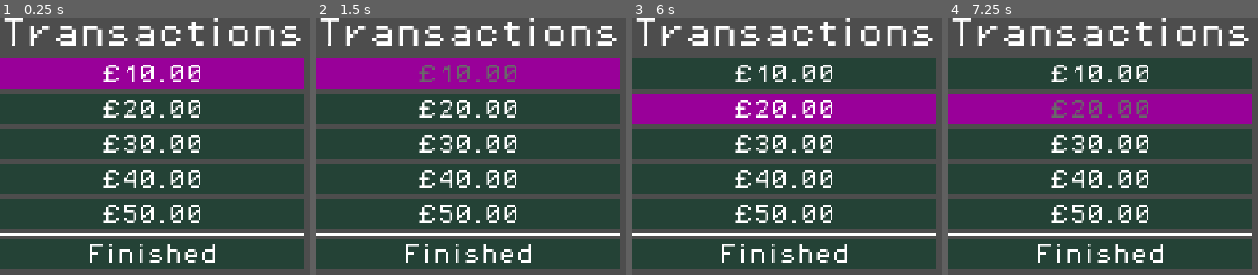
Above: before the commit, frames 1-4 (left to right).
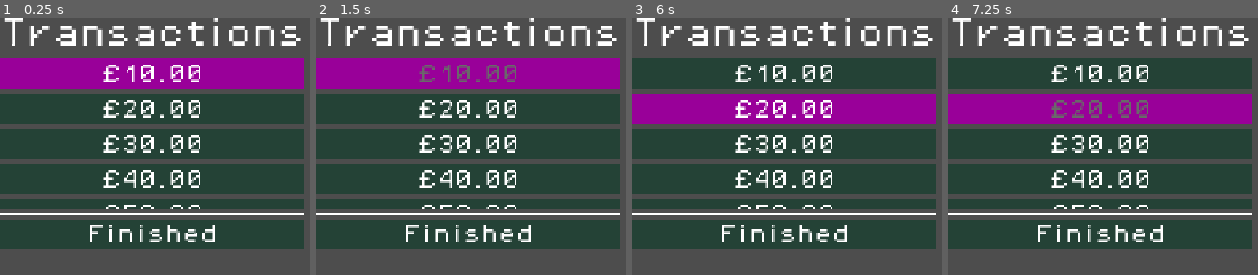
Above: after the commit, the same moments.

Repository: phrasmotica/budget-visualiser
Game: Godot game, scene res://scenes/ui/transaction_lister/transaction_lister.tscn
Same seed, same stepped clock (60 frames per second), same inputs: the game is played once before the commit and once after it. This scene is started directly instead of the project's main scene.
Inputs (mouse positions are in pixels of both pictures, inside the frame that each line leads up to):
- Up to frame 1 (0.25 s): no input
- Up to frame 2 (1.5 s): tap Enter (ui_accept) at 0.5, 0.77, 1.25 s; move the mouse to (outside the picture) at 0.52 s; hold Right (ui_right) 0.53-1.25 s; tap Shift (bulk_modifier) at 0.6 s; click (outside the picture) at 0.67 s; drag from (outside the picture) to (outside the picture) at 1.27 s
- Up to frame 3 (6 s): tap Enter (ui_accept) at 2, 2.75, 3.5, 3.77, 4.25 s; move the mouse to (outside the picture) at 2.02 s; hold Right (ui_right) 2.03-2.75 s; tap Z at 2.1 s; drag from (outside the picture) to (793, 192) at 2.77 s; move the mouse to (outside the picture) at 3.52 s; hold Left (ui_left) 3.53-4.25 s; tap Tab at 3.6 s; drag from (793, 192) to (911, 143) at 4.27 s; move the mouse to (outside the picture) at 5.02 s; hold Down (ui_down) 5.03-5.75 s; tap V at 5.1 s; click (outside the picture) at 5.17 s; drag from (911, 143) to (outside the picture) at 5.77 s
- Up to frame 4 (7.25 s): move the mouse to (outside the picture) at 6.52 s; hold Up (ui_up) from 6.53 s (still down); tap Delete at 6.6 s; tap Enter (ui_accept) at 6.77 s

The runs differ from the first frame. In frame 1, 16% of the frame differs, in the area x 0-99%, y 74-98%; in frame 2, 16%; in frame 3, 16%; in frame 4, 16%.

Commit message:
Add scroll container to TransactionLister, and scroll to the highlighted panel when it changes

Diff:
--- a/scenes/ui/transaction_lister/states/transaction_lister_state.gd
+++ b/scenes/ui/transaction_lister/states/transaction_lister_state.gd
@@ -5,6 +5,7 @@
 
 var _transaction_lister: TransactionLister = null
 var _state_data: TransactionListerStateData = null
+var _appearance: TransactionListerAppearance = null
 var _transaction_panel_manager: TransactionPanelManager = null
 var _finished_button: ButtonPanel = null
 var _index_tracker: IndexTracker = null
@@ -12,12 +13,14 @@
 func setup(
 	transaction_lister: TransactionLister,
 	state_data: TransactionListerStateData,
+	appearance: TransactionListerAppearance,
 	transaction_panel_manager: TransactionPanelManager,
 	finished_button: ButtonPanel,
 	index_tracker: IndexTracker,
 ) -> void:
 	_transaction_lister = transaction_lister
 	_state_data = state_data
+	_appearance = appearance
 	_transaction_panel_manager = transaction_panel_manager
 	_finished_button = finished_button
 	_index_tracker = index_tracker
--- a/scenes/ui/transaction_lister/states/transaction_lister_state_enabled.gd
+++ b/scenes/ui/transaction_lister/states/transaction_lister_state_enabled.gd
@@ -7,7 +7,7 @@
 	if _transaction_panel_manager.count() > 0:
 		_transaction_panel_manager.highlight(_index_tracker.current())
 
-	_finished_button.unhighlight()
+	_appearance.for_enabled()
 
 	SignalHelper.persist(
 		GridInput.move_down,
@@ -32,17 +32,22 @@
 func _on_move_down() -> void:
 	if _index_tracker.is_last():
 		transition_state(TransactionLister.State.FINISHING)
-	else:
-		_transaction_panel_manager.highlight(_index_tracker.next())
+		return
+
+	var new_panel := _transaction_panel_manager.highlight(_index_tracker.next())
+	_appearance.scroll_down_to_highlighted_panel(new_panel)
 
 func _on_move_bottom() -> void:
-	_transaction_panel_manager.highlight(_index_tracker.last())
+	var new_panel := _transaction_panel_manager.highlight(_index_tracker.last())
+	_appearance.scroll_down_to_highlighted_panel(new_panel)
 
 func _on_move_up() -> void:
-	_transaction_panel_manager.highlight(_index_tracker.previous())
+	var new_panel := _transaction_panel_manager.highlight(_index_tracker.previous())
+	_appearance.scroll_up_to_highlighted_panel(new_panel)
 
 func _on_move_top() -> void:
-	_transaction_panel_manager.highlight(_index_tracker.first())
+	var new_panel := _transaction_panel_manager.highlight(_index_tracker.first())
+	_appearance.scroll_up_to_highlighted_panel(new_panel)
 
 func _process(_delta: float) -> void:
 	if Input.is_action_just_released("ui_accept"):
--- a/scenes/ui/transaction_lister/states/transaction_lister_state_finishing.gd
+++ b/scenes/ui/transaction_lister/states/transaction_lister_state_finishing.gd
@@ -5,7 +5,8 @@
 	print("%s is now finishing" % _transaction_lister.name)
 
 	_transaction_panel_manager.unhighlight()
-	_finished_button.highlight()
+
+	_appearance.for_finishing()
 
 	SignalHelper.persist(
 		GridInput.move_up,
--- a/scenes/ui/transaction_lister/transaction_lister.gd
+++ b/scenes/ui/transaction_lister/transaction_lister.gd
@@ -3,6 +3,9 @@
 extends VBoxContainer
 
 enum State { DISABLED, ENABLED, FINISHING }
+
+@onready
+var appearance: TransactionListerAppearance = %Appearance
 
 @onready
 var transaction_panel_manager: TransactionPanelManager = %TransactionPanelManager
@@ -32,6 +35,7 @@
 	_current_state.setup(
 		self,
 		state_data,
+		appearance,
 		transaction_panel_manager,
 		finished_button,
 		_index_tracker)
--- a/scenes/ui/transaction_lister/transaction_lister.tscn
+++ b/scenes/ui/transaction_lister/transaction_lister.tscn
@@ -1,9 +1,10 @@
-[gd_scene load_steps=12 format=3 uid="uid://cm2wjwnlao4hi"]
+[gd_scene load_steps=13 format=3 uid="uid://cm2wjwnlao4hi"]
 
 [ext_resource type="Theme" uid="uid://c1ktlawkckrai" path="res://themes/theme_pixel.tres" id="1_2yo14"]
 [ext_resource type="Script" uid="uid://cppgc0u1f1wkc" path="res://scenes/ui/transaction_lister/transaction_lister.gd" id="2_codm3"]
 [ext_resource type="PackedScene" uid="uid://b7p5a2v2vnked" path="res://scenes/ui/transaction_select_panel/transaction_select_panel.tscn" id="2_jfgyy"]
 [ext_resource type="Script" uid="uid://cwtns6o3g58pt" path="res://scenes/ui/transaction_lister/transaction_panel_manager.gd" id="3_ahp7n"]
+[ext_resource type="Script" uid="uid://px3yy4c7eu5c" path="res://scenes/ui/transaction_lister/transaction_lister_appearance.gd" id="3_klfdr"]
 [ext_resource type="Script" uid="uid://bici6q1crcvjm" path="res://scripts/data/budget_transaction.gd" id="3_rdwny"]
 [ext_resource type="PackedScene" uid="uid://cgergefmv235w" path="res://scenes/ui/button_panel/button_panel.tscn" id="4_wq4qt"]
 
@@ -38,10 +39,16 @@
 theme_override_constants/separation = 0
 script = ExtResource("2_codm3")
 
+[node name="Appearance" type="Node" parent="." node_paths=PackedStringArray("scroll_container", "finished_button")]
+unique_name_in_owner = true
+script = ExtResource("3_klfdr")
+scroll_container = NodePath("../ScrollContainer")
+finished_button = NodePath("../FinishedButton")
+
 [node name="TransactionPanelManager" type="Node" parent="." node_paths=PackedStringArray("select_panels")]
 unique_name_in_owner = true
 script = ExtResource("3_ahp7n")
-select_panels = [NodePath("../Ledger/TransactionSelectPanel0"), NodePath("../Ledger/TransactionSelectPanel1"), NodePath("../Ledger/TransactionSelectPanel2"), NodePath("../Ledger/TransactionSelectPanel3"), NodePath("../Ledger/TransactionSelectPanel4")]
+select_panels = [NodePath("../ScrollContainer/Ledger/TransactionSelectPanel0"), NodePath("../ScrollContainer/Ledger/TransactionSelectPanel1"), NodePath("../ScrollContainer/Ledger/TransactionSelectPanel2"), NodePath("../ScrollContainer/Ledger/TransactionSelectPanel3"), NodePath("../ScrollContainer/Ledger/TransactionSelectPanel4")]
 
 [node name="HeaderLabel" type="Label" parent="."]
 layout_mode = 2
@@ -60,27 +67,34 @@
 theme_override_font_sizes/font_size = 32
 text = "None!"
 
-[node name="Ledger" type="VBoxContainer" parent="."]
+[node name="ScrollContainer" type="ScrollContainer" parent="."]
+custom_minimum_size = Vector2(0, 240)
+layout_mode = 2
+horizontal_scroll_mode = 0
+vertical_scroll_mode = 3
+
+[node name="Ledger" type="VBoxContainer" parent="ScrollContainer"]
 unique_name_in_owner = true
 layout_mode = 2
+size_flags_horizontal = 3
 theme_override_constants/separation = 8
 
-[node name="TransactionSelectPanel0" parent="Ledger" instance=ExtResource("2_jfgyy")]
+[node name="TransactionSelectPanel0" parent="ScrollContainer/Ledger" instance=ExtResource("2_jfgyy")]
 layout_mode = 2
 
-[node name="TransactionSelectPanel1" parent="Ledger" instance=ExtResource("2_jfgyy")]
+[node name="TransactionSelectPanel1" parent="ScrollContainer/Ledger" instance=ExtResource("2_jfgyy")]
 layout_mode = 2
 transaction = SubResource("Resource_codm3")
 
-[node name="TransactionSelectPanel2" parent="Ledger" instance=ExtResource("2_jfgyy")]
+[node name="TransactionSelectPanel2" parent="ScrollContainer/Ledger" instance=ExtResource("2_jfgyy")]
 layout_mode = 2
 transaction = SubResource("Resource_ahp7n")
 
-[node name="TransactionSelectPanel3" parent="Ledger" instance=ExtResource("2_jfgyy")]
+[node name="TransactionSelectPanel3" parent="ScrollContainer/Ledger" instance=ExtResource("2_jfgyy")]
 layout_mode = 2
 transaction = SubResource("Resource_rdwny")
 
-[node name="TransactionSelectPanel4" parent="Ledger" instance=ExtResource("2_jfgyy")]
+[node name="TransactionSelectPanel4" parent="ScrollContainer/Ledger" instance=ExtResource("2_jfgyy")]
 layout_mode = 2
 transaction = SubResource("Resource_wq4qt")
 
--- /dev/null
+++ b/scenes/ui/transaction_lister/transaction_lister_appearance.gd
@@ -0,0 +1,47 @@
+@tool
+class_name TransactionListerAppearance
+extends Node
+
+@export
+var scroll_container: ScrollContainer
+
+@export
+var finished_button: ButtonPanel
+
+# TODO: create a generalised scrolling helper class, and reuse it in other places...
+
+func for_enabled() -> void:
+	finished_button.unhighlight()
+
+func for_finishing() -> void:
+	finished_button.highlight()
+
+func scroll_down_to_highlighted_panel(panel: TransactionSelectPanel) -> void:
+	var top := int(panel.position.y)
+	var bottom := top + int(panel.size.y)
+
+	if _can_see_panel(top, bottom):
+		return
+
+	var end := int(scroll_container.scroll_vertical + scroll_container.size.y)
+	var scroll_amount_end := bottom - end
+
+	var new_scroll := scroll_container.scroll_vertical + scroll_amount_end
+
+	scroll_container.scroll_vertical = new_scroll
+
+func scroll_up_to_highlighted_panel(panel: TransactionSelectPanel) -> void:
+	var top := int(panel.position.y)
+	var bottom := top + int(panel.size.y)
+
+	if _can_see_panel(top, bottom):
+		return
+
+	var new_scroll := top
+
+	scroll_container.scroll_vertical = new_scroll
+
+func _can_see_panel(top: int, bottom: int) -> bool:
+	return \
+		scroll_container.scroll_vertical <= top and \
+		scroll_container.scroll_vertical + scroll_container.size.y >= bottom
Not shown, added: scenes/ui/transaction_lister/transaction_lister_appearance.gd.uid
